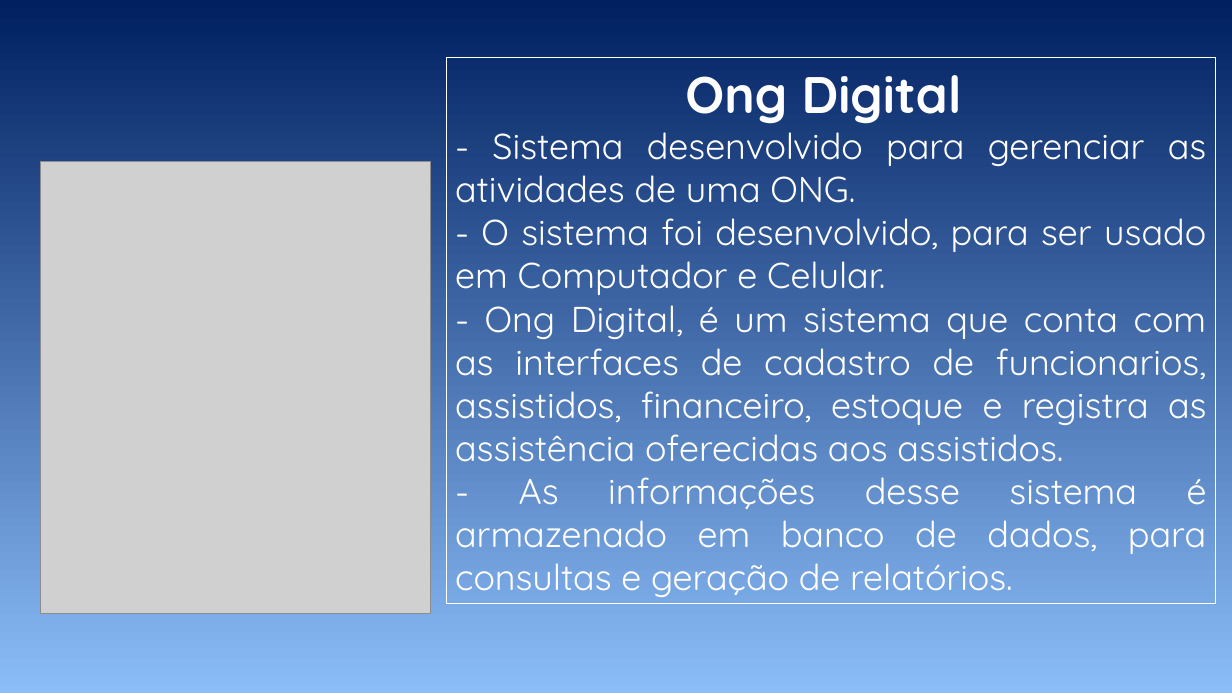
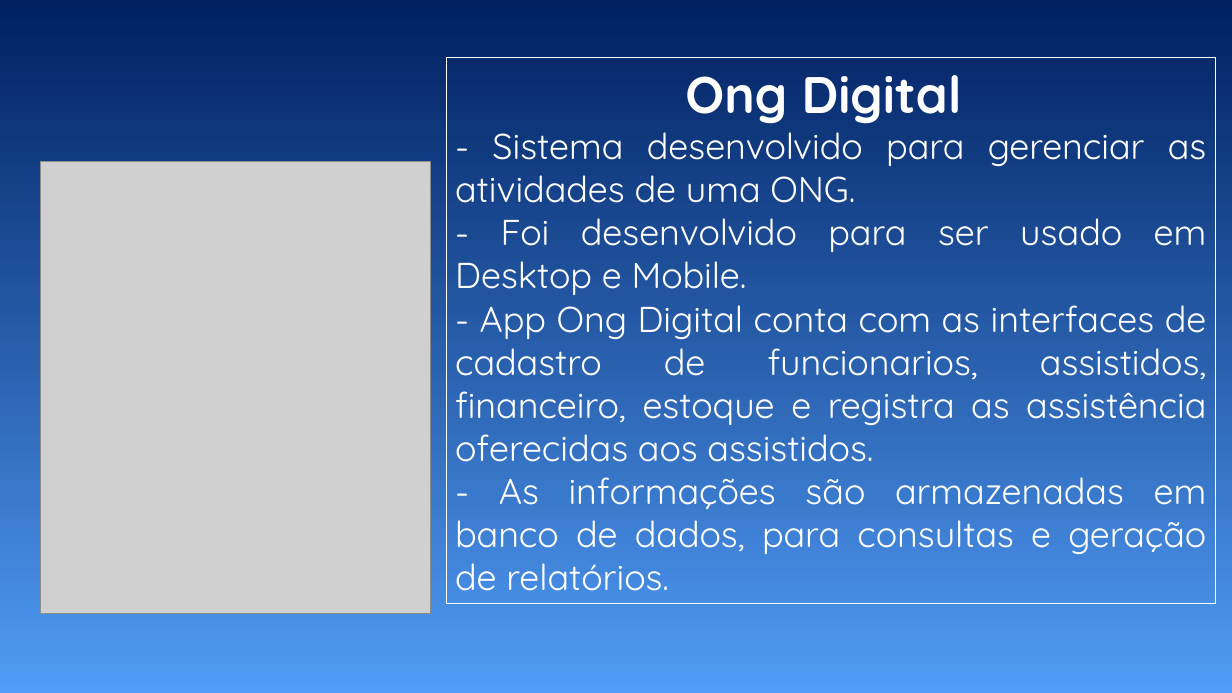
Before and after one commit to LeoImenes/Projeto-ONG, a slide deck: slide 1 of Apresentação/Apresentação.ppt. Drawn at 1232x693 pixels with LibreOffice and Linux fonts; fonts in the diff are those of the drawing; grey boxes stand for pictures. Boxes give left, top, right and bottom in pixels: in the first picture for what was removed or moved away, otherwise in the second. Text is boxed around its words. In the diff, an @@ line names an element or a change of style, - is before the commit and + after.

```diff
--- a/Apresentação/Apresentação.ppt
+++ b/Apresentação/Apresentação.ppt
@@ background gradient #002060 to #8BBDF9 to gradient #002060 to #509CF6 @@
@@ text in rectangle at bbox=[455, 218, 1207, 591]: text changed @@
-- O sistema foi desenvolvido, para ser usado em Computador e Celular.
-- Ong Digital, é um sistema que conta com as interfaces de cadastro de funcionarios, assistidos, financeiro, estoque e registra as assistência oferecidas aos assistidos.
-- As informações desse sistema é armazenado em banco de dados, para consultas e geração de relatórios.
+- Foi desenvolvido para ser usado em Desktop e Mobile.
+- App Ong Digital conta com as interfaces de cadastro de funcionarios, assistidos, financeiro, estoque e registra as assistência oferecidas aos assistidos.
+- As informações são armazenadas em banco de dados, para consultas e geração de relatórios.
```
Also in this commit, not shown: 1 other slide changed, 1 other file.
